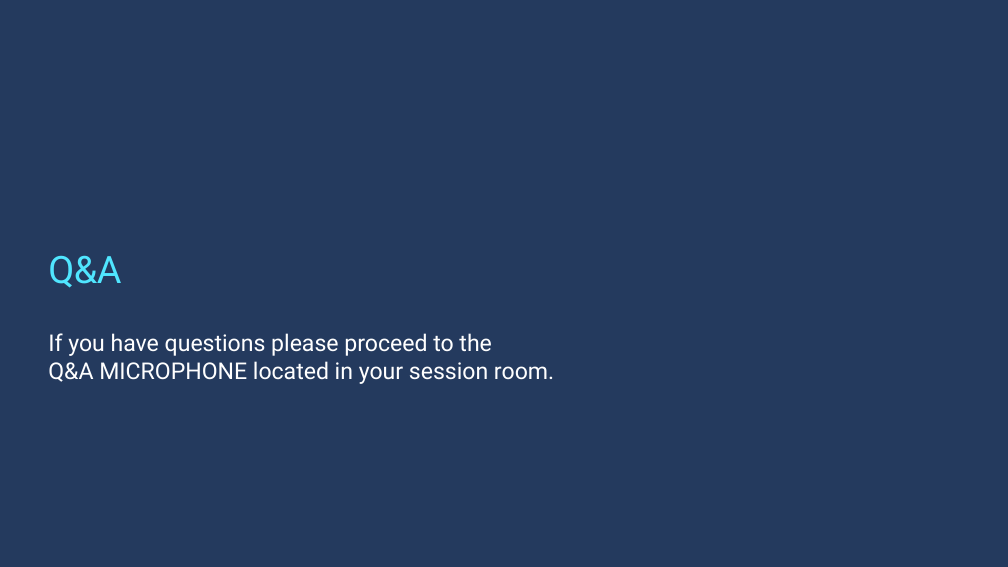
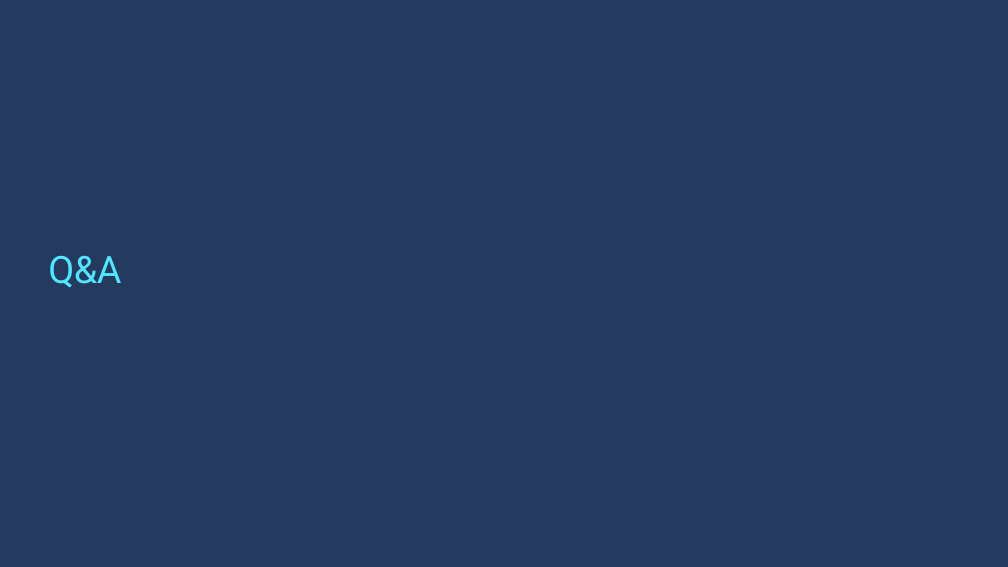
Before and after one commit to markjbrown/cosmos-global-distribution-demos, a slide deck: slide 44 of CosmosGlobalDistDemos/High-perf-apps-CosmosDB.pptx (slide 47 before the commit). Drawn at 1008x567 pixels with LibreOffice and Linux fonts; fonts in the diff are those of the drawing; background and template pictures are left out. Boxes give left, top, right and bottom in pixels: in the first picture for what was removed or moved away, otherwise in the second. Text is boxed around its words. In the diff, an @@ line names an element or a change of style, - is before the commit and + after.

```diff
--- a/CosmosGlobalDistDemos/High-perf-apps-CosmosDB.pptx
+++ b/CosmosGlobalDistDemos/High-perf-apps-CosmosDB.pptx
@@ text removed at (x1=48, y1=333, x2=554, y2=384) @@
-If you have questions please proceed to the
-Q&A MICROPHONE located in your session room.
```
Also in this commit, not shown: 6 other slides changed, 2 slides added, 5 slides removed, 6 other files.
